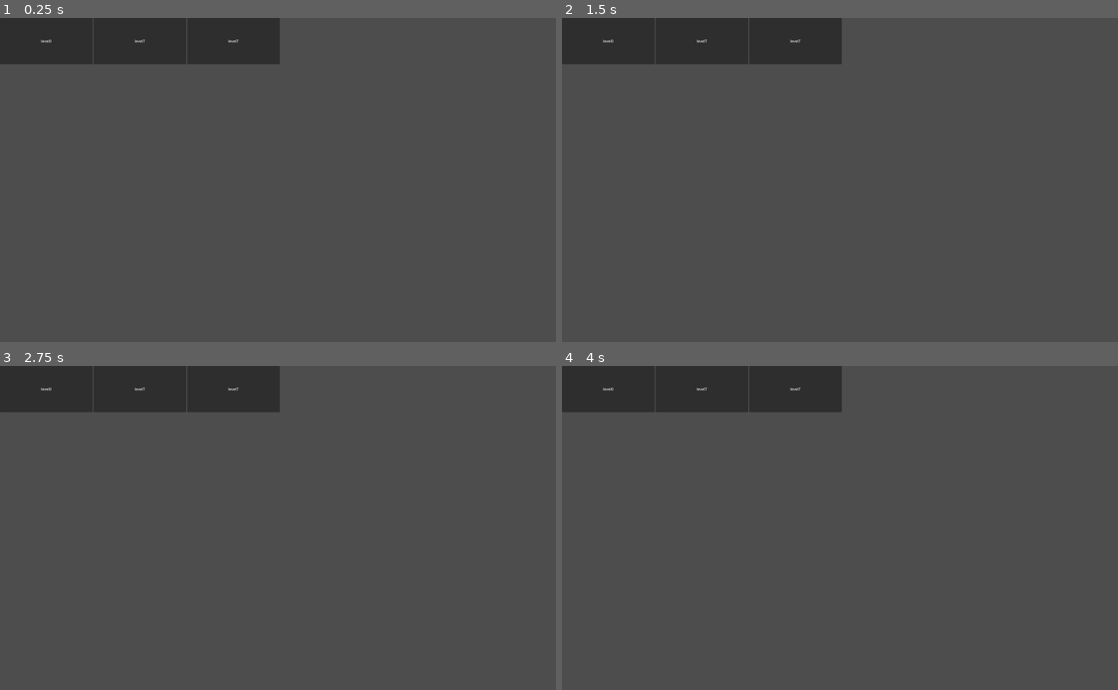
Above: before the commit, frames 1-4 (two rows, left to right).
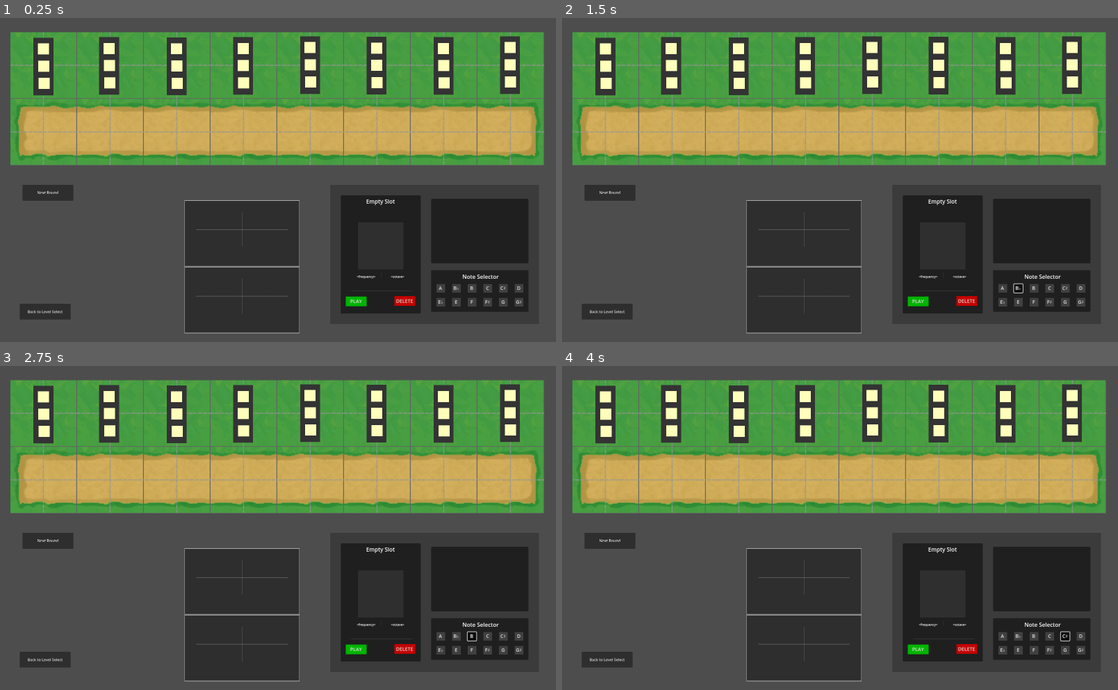
Above: after the commit, the same moments.

Repository: levyy7/Phantom-Frequencies
Game: Godot game, scene res://main_scene.tscn
The game is run twice, just before and just after one commit, with the same random seed, the same clock (stepped at 60 frames per second) and the same inputs.
Inputs (mouse positions are in pixels of both pictures, inside the frame that each line leads up to):
- Up to frame 1 (0.25 s): no input
- Up to frame 2 (1.5 s): click (1001, 286) at 0.5 s, where only the run after the commit has a clickable "A"; click (1017, 286) at 1.25 s, where only the run after the commit has a clickable "B♭"
- Up to frame 3 (2.75 s): click (472, 634) at 2 s, where only the run after the commit has a clickable "B"
- Up to frame 4 (4 s): click (1051, 634) at 2.75 s, where only the run after the commit has a clickable "C"; click (1067, 634) at 3.5 s, where only the run after the commit has a clickable "C♯"

The runs differ from the first frame. In frame 1, 61% of the frame differs, in the area x 0-98%, y 0-98%; in frame 2, 61%; in frame 3, 61%; in frame 4, 61%.
Error after the commit: Parse Error: Identifier "level0" not declared in the current scope. (res://main_scene.gd:7)

Commit message:
limit to two insertions per round

Diff:
--- a/main_scene.gd
+++ b/main_scene.gd
@@ -3,6 +3,10 @@
 
 var is_paused: bool = true
 var upcomingGhosts = []
+
+var levels = [level0,levelTest2]
+
+var moves_remaining = 2
 
 func init_level(level):
 	var initalGhosts = level.getInitialGhosts()
@@ -17,11 +21,12 @@
 		$Map/TileManager.ini_turn(next_ghost)
 	else:
 		$Map/TileManager.ini_turn(null)
+
 func play_one_round():
 	# reset the enemy's bullet
 	var next_round_button := $"UI frame/NextRoundButton" as Button
 	var tile_manager := $Map/TileManager as TileManager
-	print("Playing one round")
+	print("Playing one round", "moves remaining ", moves_remaining)
 
 	# TODO: change the button logic to be inside a script in button
 	next_round_button.disabled = true
@@ -37,6 +42,8 @@
 
 	next_round_button.disabled = false
 	next_round_button.text = "Next Round"
+
+	moves_remaining = 2
 
 func checkWinLoseCriteria():
 	var enemyCount = $Map/TileManager.enemyCount()
--- a/ui/tower_ui.gd
+++ b/ui/tower_ui.gd
@@ -7,7 +7,7 @@
 var changeButtons = []
 
 @onready var infoPanel = $"PanelContainer/Panel/PanelContainer/Information Panel"
-
+@onready var mainScene = get_tree().get_root().get_node("MainScene")
 
 # Called when the node enters the scene tree for the first time.
 func _ready() -> void:
@@ -71,6 +71,7 @@
 		button.button_pressed = false
 
 
+# returns if out of moves
 func _on_change_button_pressed(pressed_button):
 	# Reset all buttons except the one pressed
 	for button in changeButtons:
@@ -82,6 +83,10 @@
 		if currentTower != null:
 			currentTower.update_frequency(pressed_button.text)
 		else:
+			if(mainScene.moves_remaining == 0):
+				print("out of moves for this round")
+				return
+			mainScene.moves_remaining -= 1
 			currentSlot.add_shooter(pressed_button.text)
 			currentTower = currentSlot.current_shooter
 			assert(currentTower != null)
